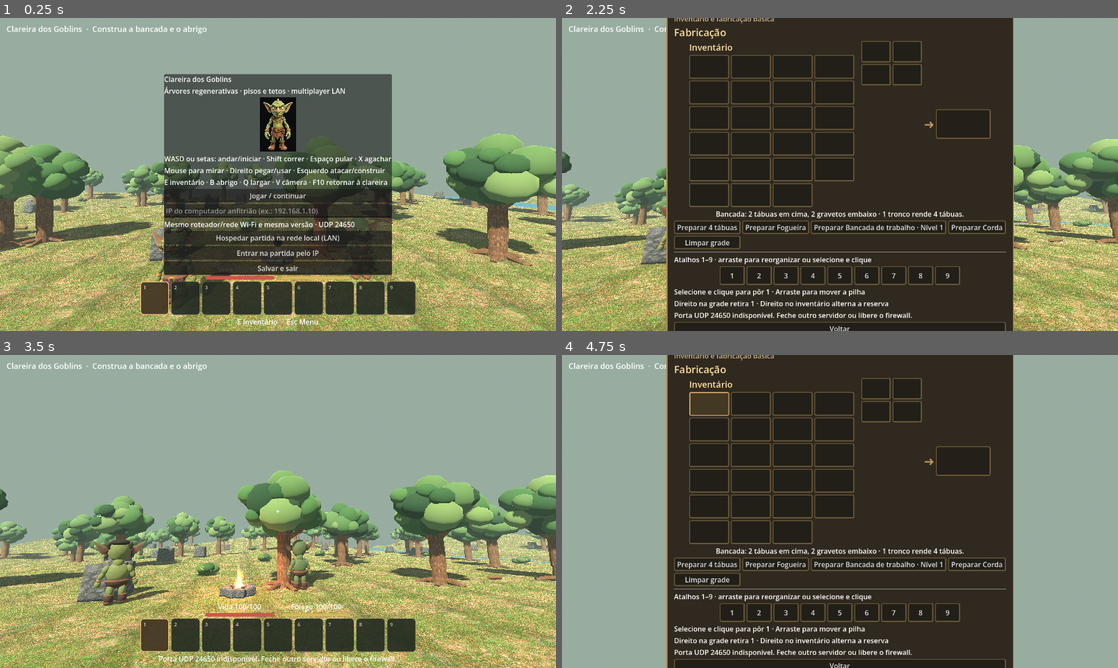
Above: before the commit, frames 1-4 (two rows, left to right).
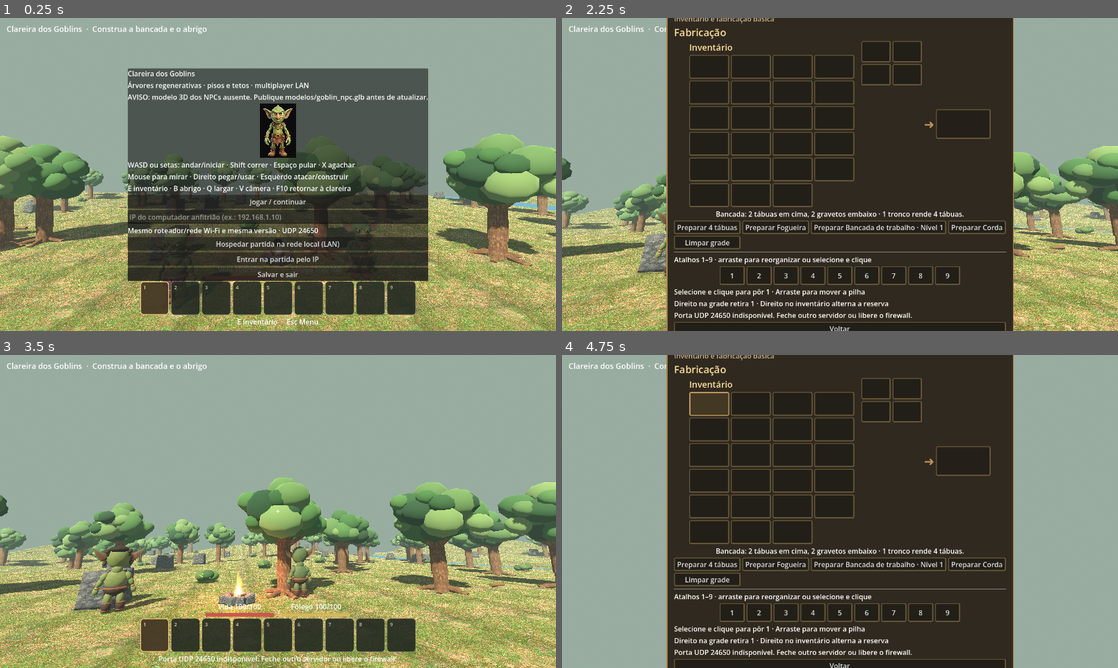
Above: after the commit, the same moments.

Repository: clebertressi88/clareira-dos-goblins
Game: Godot game, scene res://main.tscn
Same seed, same stepped clock (60 frames per second), same inputs: the game is played once before the commit and once after it.
Inputs (mouse positions are in pixels of both pictures, inside the frame that each line leads up to):
- Up to frame 1 (0.25 s): no input
- Up to frame 2 (2.25 s): click "Hospedar partida na rede loca…" at 0.5 s; click "Jogar / continuar" at 1.25 s; tap Enter at 2 s; move the mouse to (867, 174) at 2.02 s; hold W (goblin_frente) from 2.03 s (still down); tap E at 2.1 s; click (867, 174) at 2.17 s
- Up to frame 3 (3.5 s): tap Space at 2.27, 2.57 s; release W (goblin_frente) at 2.75 s; click "Voltar" at 2.75 s
- Up to frame 4 (4.75 s): tap Space at 3.5, 3.77, 4.07 s; move the mouse to (812, 511) at 3.52 s; hold W (goblin_frente) 3.53-4.25 s; tap Enter at 3.6 s; tap E at 3.8 s; click (706, 405) at 4.27 s

The runs differ from the first frame. In frame 1, 18% of the frame differs, in the area x 22-78%, y 16-84%; in frame 2, 15%; in frame 3, 36%, in the area x 0-100%, y 36-100%; in frame 4, nothing differs.

Commit message:
fix: avisar quando o modelo 3D dos NPCs nao esta publicado

Diff:
--- a/Projeto-Godot/main.gd
+++ b/Projeto-Godot/main.gd
@@ -1215,6 +1215,7 @@
 # mesmo quando o recurso foi exportado com unidades muito grandes.
 func goblin_npc(o: Node3D, garment: Color) -> void:
 	if not ResourceLoader.exists(NPC_MODEL_PATH):
+		push_warning("O modelo 3D goblin_npc.glb nao esta incluido nesta compilacao; os NPCs mantem o visual antigo ate a publicacao do arquivo.")
 		goblin(o,garment)
 		return
 	var packed: PackedScene = ResourceLoader.load(NPC_MODEL_PATH) as PackedScene
@@ -1894,6 +1895,8 @@
 	clear_menu()
 	label("Clareira dos Goblins")
 	label(BUILD_TAG)
+	if not ResourceLoader.exists(NPC_MODEL_PATH):
+		label("AVISO: modelo 3D dos NPCs ausente. Publique modelos/goblin_npc.glb antes de atualizar.")
 	var portrait := TextureRect.new()
 	portrait.texture = preload("res://protagonista.jpg")
 	portrait.custom_minimum_size = Vector2(92,125)
